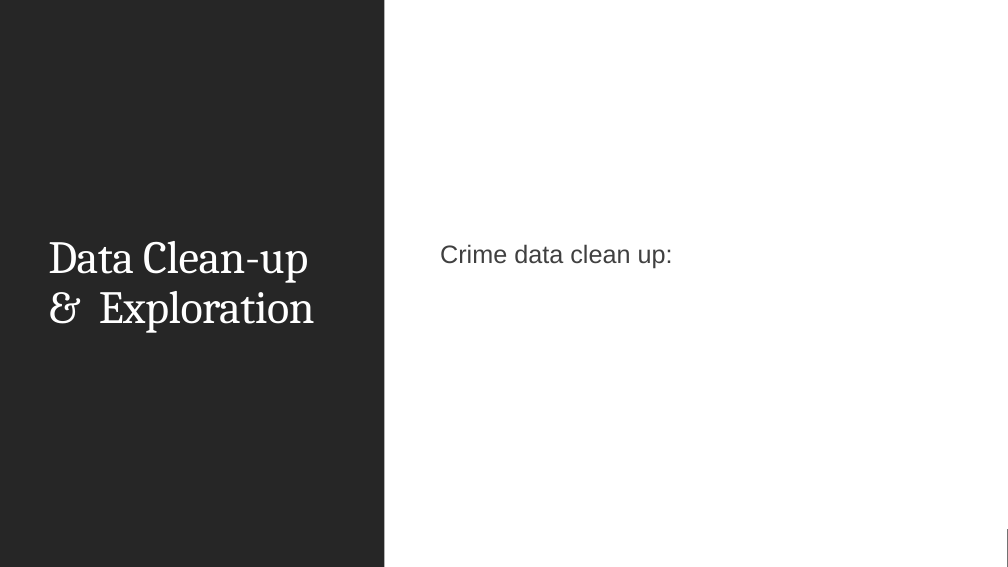
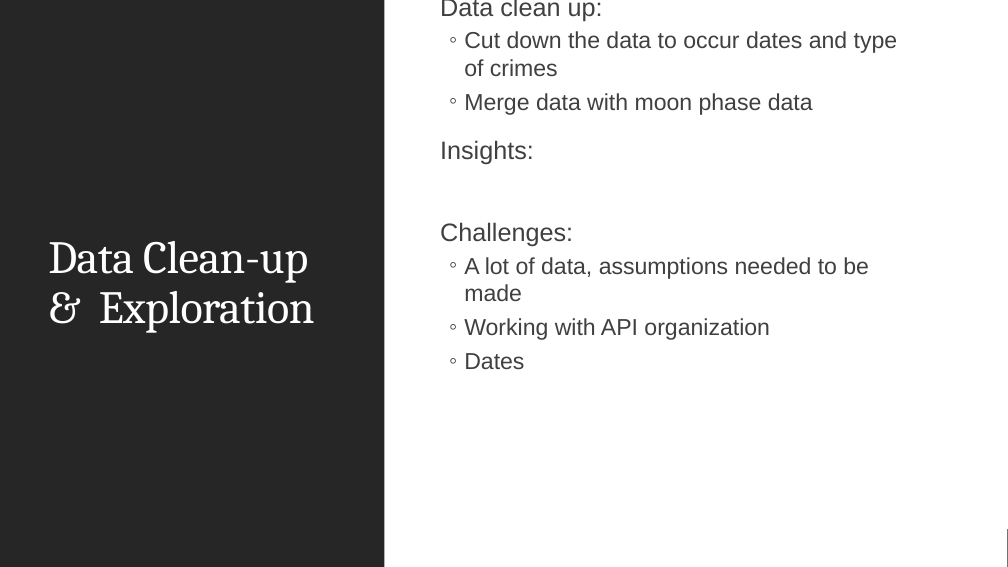
Before and after one commit to NHigs58/Project-1-, a slide deck: slide 4 of Presentation.pptx. Drawn at 1008x567 pixels with LibreOffice and Linux fonts; fonts in the diff are those of the drawing. Boxes give left, top, right and bottom in pixels: in the first picture for what was removed or moved away, otherwise in the second. Text is boxed around its words. In the diff, an @@ line names an element or a change of style, - is before the commit and + after.

```diff
--- a/Presentation.pptx
+++ b/Presentation.pptx
@@ text at bbox=[440, 2, 898, 369]: text changed; size 24 to 22 pt @@
-  Crime data clean up:
+  Data clean up:
+  ◦ Cut down the data to occur dates and type of crimes
+  ◦ Merge data with moon phase data
+  Insights:
+  Challenges:
+  ◦ A lot of data, assumptions needed to be made
+  ◦ Working with API organization
+  ◦ Dates
```
Also in this commit, not shown: 1 other slide changed, 1 other file.
